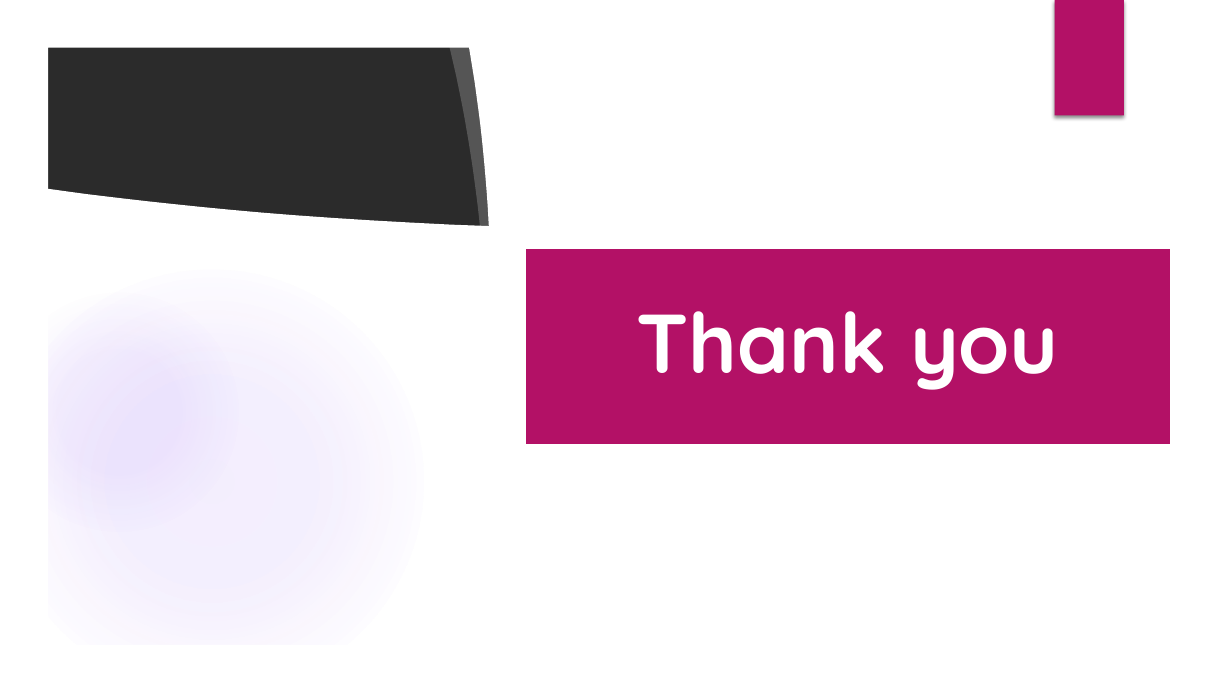
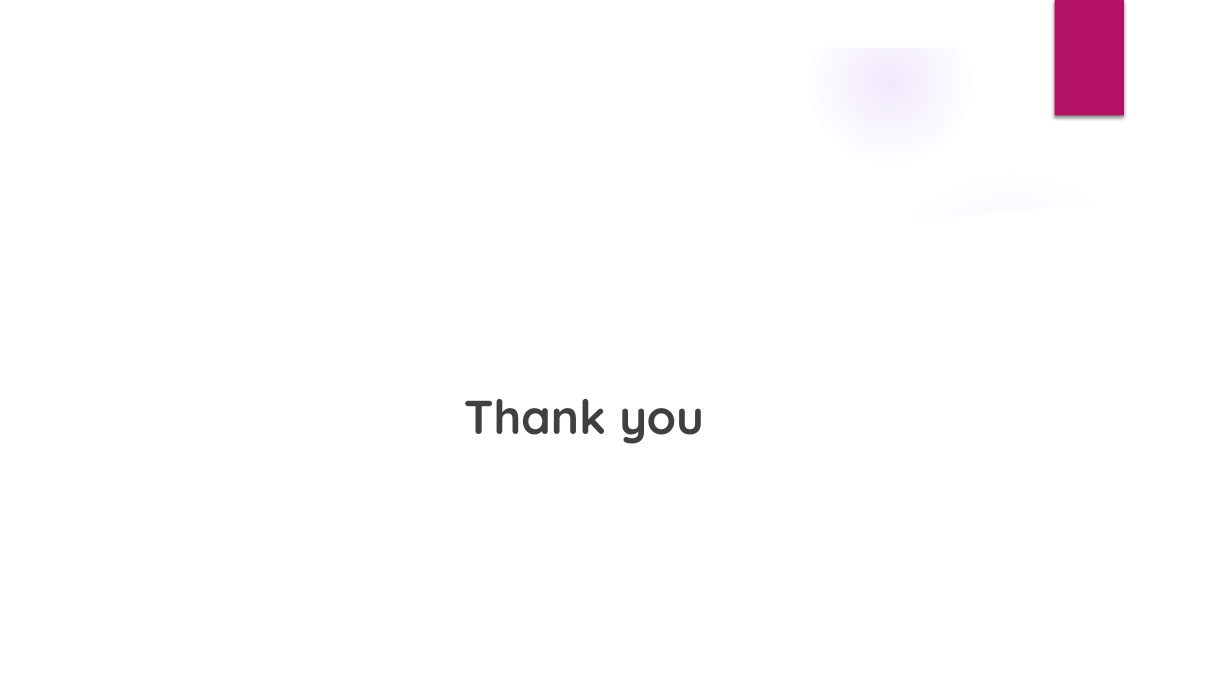
Before and after one commit to ninjasneural/fake_review_predict, a slide deck: slide 8 of Fraud_review_detection_web_app_ProjectPlan.pptx (slide 10 before the commit). Drawn at 1232x693 pixels with LibreOffice and Linux fonts; fonts in the diff are those of the drawing; background and template pictures are left out; a plain dark background stands for a picture behind light text. Boxes give left, top, right and bottom in pixels: in the first picture for what was removed or moved away, otherwise in the second. Text is boxed around its words. In the diff, an @@ line names an element or a change of style, - is before the commit and + after.

```diff
--- a/Fraud_review_detection_web_app_ProjectPlan.pptx
+++ b/Fraud_review_detection_web_app_ProjectPlan.pptx
@@ group removed at (0, 0, 1232, 693): 3 freeform shapes, 2 ellipses, 1 rectangle @@
@@ freeform shape added at (0, 0, 1232, 693), fill #FFFFFF @@
@@ ellipse added at (870, 169, 1154, 454), fill gradient #9B6BF2 @@
@@ text "Thank you": place and size @@
-text "Thank you" at (636, 311, 1059, 390)
+text "Thank you" at (464, 399, 704, 444)
@@ text "Thank you" at (464, 399, 704, 444): size 65 to 37 pt, text colour #FFFFFF to #404040; alignment centre to left; list level 1 to 9 in "Thank you"; line spacing 0.9 to 1; vertical alignment middle to top @@
@@ rectangle removed at (525, 249, 1171, 445) @@
```
Also in this commit, not shown: 4 other slides changed, 3 slides added, 5 slides removed.
